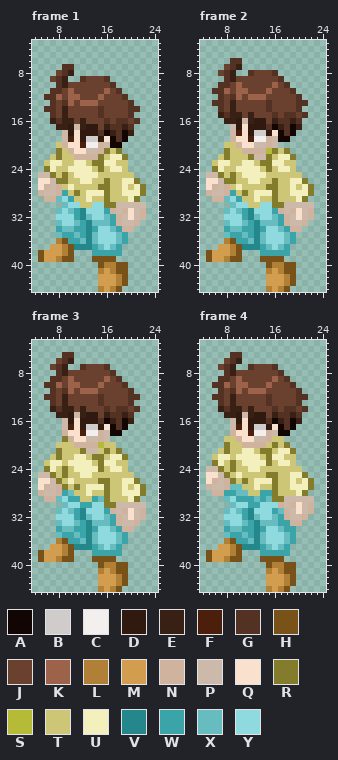
Edited in one commit: animated GIF sprite (Animaciones GOLD/GIFs/Prota_Idle_Normal.gif). Above is the file before it was changed.
The file is 300x450 pixels, drawn in blocks of 10x10; one block is one cell here. Shown: frame 1: x 4..24, y 3..44; frame 2: x 4..24, y 3..44; frame 3: x 4..24, y 3..44; frame 4: x 4..24, y 3..44. The commit also changed other frames, which this record leaves out.
Palette (. is transparent): A #110604  B #d0cccb  C #f4efef  D #30190e  E #382015  F #4b1f0c  G #533223  H #79521a  J #6a402e  K #9d624a  L #b18037  M #d29d4f  N #d0b39e  P #cdb9aa  Q #f9e1ce  R #837c2d  S #b5bb37  T #cdc677  U #f4f0be  V #24878b  W #3aa4a9  X #67bcc0  Y #8fdadf
Pixels before, frame 1, first column x 5:
 7 ....GG............
 8 ...JGE............
 9 ..JGE..GJJJG......
10 ...GEJJJJJJJG.....
11 ..GGJKJJJJJKJG....
12 .GGKJKKJJJKJJJG...
13 ..GJGKJKKKJJJJJG..
14 .GGJEJJJJJGJJJJGG.
15 ..GJEJJJJJGJJJJG..
16 ..EGEEJEJJJGJGGJG.
17 ...EEDPEDDJEGGEG..
18 ....PDQDDDGAEGAE..
19 ....PFQDBBDQAGA...
20 ...TNQQFCCNPAA....
21 ...RTNQQPPNRTR....
22 ..TRTTNNNNRTUUR...
23 .TUUTTUUTRRUUTT...
24 .RUTTUUUUTRTUUT...
25 PPRTRTUUUUTTTTTT..
26 QQPRRTTUUTTRTTUUR.
27 QNPNTUTTTTRRTTUTUR
28 NPPNWTRTUUURTTUUUR
29 .NNXYWTTUTTRTTTUR.
30 ....XYYTTYYRRPPPPP
31 ...XYXWVYYYWNPNQPN
32 ...YYYWVXYYXWNPQPN
33 ...XYYXWVXXXWNPPN.
34 ...WXXWWVWYYXWNN..
35 ...XWWXWVXYYYXW...
36 ...LHWWXVXYYYXW...
37 ..MMLHVVVWXYXW....
38 HMMMLH...WWWWW....
39 HMMLHH...HHHH.....
40 ..........HLLHH...
41 ..........LMLHH...
42 ..........MMMLH...
43 ..........MMMLH...
44 ..........LMLH....
Pixels before, frame 2, first column x 5:
 6 ....GG............
 7 ...JGE............
 8 ..JGE..GJJJG......
 9 ...GEJJJJJJJG.....
10 ..GGJKJJJJJKJG....
11 .GGKJKKJJJKJJJG...
12 ..GJGKJKKKJJJJJG..
13 .GGJEJJJJJGJJJJGG.
14 ..GJEJJJJJGJJJJG..
15 ..EGEEJEJJJGJGGJG.
16 ...EEDPEDDJEGGEG..
17 ....PDQDDDGAEGAE..
18 ....PFQDBBDQAGA...
19 ....NQQFCCNPAA....
20 ...TTNQQPPNP......
21 ...RTTNNNNSRTR....
22 ..TRTTTRPPRTUUR...
23 .TUUTTUUTRRUUTT...
24 .RUTTUUUUTRTUUT...
25 PPRTRTUUUUTTTTTT..
26 QQPRRTTUUTTRTTUUR.
27 QNPNTUTTTTRRTTUTUR
28 NPPNWTRTUUURTTUUUR
29 .NNXYWTTUTTRTTTUR.
30 ....XYYTTYYRRPPPPP
31 ...XYXWVYYYWNPNQPN
32 ...YYYWVXYYXWNPQPN
33 ...XYYXWVXXXWNPPN.
34 ...WXXWWVWYYXWNN..
35 ...XWWXWVXYYYXW...
36 ...LHWWXVXYYYXW...
37 ..MMLHVVVWXYXW....
38 HMMMLH...WWWWW....
39 HMMLHH...HHHH.....
40 ..........HLLHH...
41 ..........LMLHH...
42 ..........MMMLH...
43 ..........MMMLH...
44 ..........LMLH....
Pixels before, frame 3, first column x 5:
 5 ....GG............
 6 ...JGE............
 7 ..JGE..GJJJG......
 8 ...GEJJJJJJJG.....
 9 ..GGJKJJJJJKJG....
10 .GGKJKKJJJKJJJG...
11 ..GJGKJKKKJJJJJG..
12 .GGJEJJJJJGJJJJGG.
13 ..GJEJJJJJGJJJJG..
14 ..EGEEJEJJJGJGGJG.
15 ...EEDPEDDJEGGEG..
16 ....PDQDDDGAEGAE..
17 ....PFQDBBDQAGA...
18 ....NQQFCCNPAA....
19 ....RNQQPPNP......
20 ...TTTNNNNSTT.....
21 ...RTTTRPPTRTR....
22 ..TRTTUUTRRTUUR...
23 .TUUTUUUUTRUUTT...
24 .RUTRTUUUURTUUT...
25 PPRTRTTUUTTTTTTT..
26 QQPRTUTTTTRRTTUUR.
27 QNPNRTRTUUURTTUTUR
28 NPPNWXTTUTTRTTUUUR
29 .NNXYWWTTWXRTTTUR.
30 ....XYYWWYYRRPPPPP
31 ...XYXWVYYYWNPNQPN
32 ...YYYWVXYYXWNPQPN
33 ...XYYXWVXXXWNPPN.
34 ...WXXWWVWYYXWNN..
35 ...XWWXWVXYYYXW...
36 ...LHWWXVXYYYXW...
37 ..MMLHVVVWXYXW....
38 HMMMLH...WWWWW....
39 HMMLHH...HHHH.....
40 ..........HLLHH...
41 ..........LMLHH...
42 ..........MMMLH...
43 ..........MMMLH...
44 ..........LMLH....
Pixels before, frame 4, first column x 5:
 5 ....GG............
 6 ...JGE............
 7 ..JGE..GJJJG......
 8 ...GEJJJJJJJG.....
 9 ..GGJKJJJJJKJG....
10 .GGKJKKJJJKJJJG...
11 ..GJGKJKKKJJJJJG..
12 .GGJEJJJJJGJJJJGG.
13 ..GJEJJJJJGJJJJG..
14 ..EGEEJEJJJGJGGJG.
15 ...EEDPEDDJEGGEG..
16 ....PDQDDDGAEGAE..
17 ....PFQDBBDQAGA...
18 ....NQQFCCNPAA....
19 ...TTNQQPPNTT.....
20 ...RTTNNNNTRTR....
21 ..TRTTUUTRRTUUR...
22 .TUUTUUUUTRUUTT...
23 .RUTRTUUUURTUUT...
24 PPRTRTTUUTTTTTTT..
25 QQPRTUTTTTRRTTUUR.
26 QNPNRTRTUUURTTUTUR
27 NPPNXXTTUTTRTTUUUR
28 .NNWWXXTTWWRTTTUR.
29 ...XYWWWXWXRRPPPPP
30 ....XYYWWYYYNPNQPN
31 ...XYXWVYYYWXNPQPN
32 ...YYYWVXYYXWNPPN.
33 ...XYYXWVXXXWWNN..
34 ...WXXWWVWYYXWW...
35 ...XWWXWVXYYYXW...
36 ...LHWWXVXYYYXW...
37 ..MMLHVVVWXYXW....
38 HMMMLH...WWWWW....
39 HMMLHH...HHHH.....
40 ..........HLLHH...
41 ..........LMLHH...
42 ..........MMMLH...
43 ..........MMMLH...
44 ..........LMLH....
Once edited:
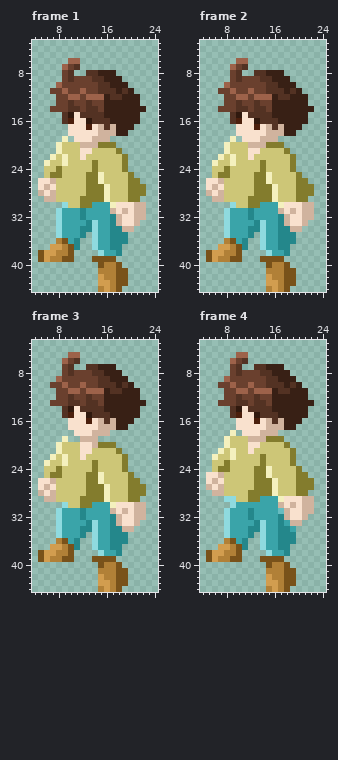
The exact change:
Changed rows in their new state; - is an unchanged pixel.
Frame 1:
first column x 5:
 6 -----KK-----------
 7 ----KJG-----------
 8 ---.JG--GGEEE-----
 9 --..JGJJ-GGEEE----
10 ---KJ-----GGEEE---
11 --JJKJ-K--GGGEGE--
12 -..J----KK-EGGEEE-
13 --.-JG-JGJ-EEEEEE-
14 -.J-JGG-GGJEEEEEEE
15 --..GDQGGG-EEEEEE-
16 --..GFQQDGG-EEEEE-
17 ---..QQQFQNGNE-E--
18 ----.Q-QQQNNNEE.--
19 ----U.-QQNNN...---
20 ---UTTTNNNRRR.----
21 ---U-TT-QTTT------
22 --UTU-TQTTT-TT----
23 -UTTU-TT--TTT-R---
24 -TTR-TTTTRT-TTR---
25 .T-RT-TTRRU----R--
26 --NTT--TRRUT--TR--
27 --QT-T--RR-U--TRR-
28 -QNTT-T-RRRU--TRR-
29 ---TTT-RRRRU---R--
30 ----YTTRRWWWUQQQNN
31 ---YWW--WWW--Q--N-
32 ----WW--WWWWV-Q-N-
33 ---YWWW--YWWV-QQ--
34 ---YWW-V-YWWVV----
35 ---Y--WV.YWWVVV---
36 ------V..YWWVVV---
37 -------..YWWVV----
38 ---L-----.Y--V----
39 --L---------------
40 --------------.---
41 -----------L------
42 -----------LLH----
43 ------------LH----
Frame 2:
first column x 5:
 6 ----.KK-----------
 7 ---.KJG-----------
 8 --..JG-.GGEEE-----
 9 ---.JG---GGEEE----
10 --.K-J----GGEEE---
11 -.JJKJJK--GGGE-E--
12 --.-J-KJ--KEGGEEE-
13 -..-JG--G-JEEEEEE-
14 --J-JGG-GGJEEEEEEE
15 --..GDQGGGGEEEEEE-
16 ---.GFQQ-GGGEE-EE-
17 ----.Q-QFQNGNEE---
18 ----.Q-QQQNNNEE---
19 ----U.-QQN-N..----
20 ---U-TTNNNRRR-----
21 ---U--TQQTTT------
22 --UTU--QTTT-TT----
23 -UTTU-TT--TTT-R---
24 -TTR-TTTTRT-TTR---
25 .T-RT-TTRRU----R--
26 --NTT--TRRUT--TR--
27 --QT-T--RR-U--TRR-
28 -QNTT-T-RRRU--TRR-
29 ---TTT-RRRRU---R--
30 ----YTTRRWWWUQQQNN
31 ---YWW--WWW--Q--N-
32 ----WW--WWWWV-Q-N-
33 ---YWWW--YWWV-QQ--
34 ---YWW-V-YWWVV----
35 ---Y--WV.YWWVVV---
36 ------V..YWWVVV---
37 -------..YWWVV----
38 ---L-----.Y--V----
39 --L---------------
40 --------------.---
41 -----------L------
42 -----------LLH----
43 ------------LH----
Frame 3:
first column x 5:
 5 ----.KK-----------
 6 ---.KJG-----------
 7 --..JG-.GGEEE-----
 8 ---.JG---GGEEE----
 9 --.K-J----GGEEE---
10 -.JJKJJK--GGGE-E--
11 --.-J-KJ--KEGGEEE-
12 -..-JG--G-JEEEEEE-
13 --J-JGG-GGJEEEEEEE
14 --..GDQGGGGEEEEEE-
15 ---.GFQQ-GGGEE-EE-
16 ----.Q-QFQNGNEE---
17 ----.Q-QQQNNNEE---
18 ----..-QQN-N..----
19 ----U..NNN..------
20 ---U--TQQ-RRR-----
21 ---U---QQT-T------
22 --UTU-TQ-TT-TT----
23 -UTTUTTTTRTTT-R---
24 -TTRT-TTTRT-TTR---
25 .T-RT--TRRU----R--
26 --NT-T--RRUT--TR--
27 --QTT-T-RRRU--TRR-
28 -QNTTT--RRRU--TRR-
29 ---TTTTRRRRU---R--
30 ----YTTRRWWWUQQQNN
31 ---YWW--WWW--Q--N-
32 ----WW--WWWWV-Q-N-
33 ---YWWW--YWWV-QQ--
34 ---YWW-V-YWWVV----
35 ---Y--WV.YWWVVV---
36 ------V..YWWVVV---
37 -------..YWWVV----
38 ---L-----.Y--V----
39 --L---------------
40 --------------.---
41 -----------L------
42 -----------LLH----
43 ------------LH----
Frame 4:
first column x 5:
 5 ----.KK-----------
 6 ---.KJG-----------
 7 --..JG-.GGEEE-----
 8 ---.JG---GGEEE----
 9 --.K-J----GGEEE---
10 -.JJKJJK--GGGE-E--
11 --.-J-KJ--KEGGEEE-
12 -..-JG--G-JEEEEEE-
13 --J-JGG-GGJEEEEEEE
14 --..GDQGGGGEEEEEE-
15 ---.GFQQ-GGGEE-EE-
16 ----.Q-QFQNGNEE---
17 ----.Q-QQQNNNEE---
18 ----U.-QQN-N..----
19 ---U-TTNNNRRR-----
20 ---U--TQQT-T------
21 --UTU-TQ-TT-TT----
22 -UTTUTTTTRTTT-R---
23 -TTRT-TTTRT-TTR---
24 .T-RT--TRRU----R--
25 --NT-T--RRUT--TR--
26 --QTT-T-RRRU--TRR-
27 -QNTTT--RRRU--TRR-
28 ---TTTTRRRRU---R--
29 ---Y-TTRR-WWUQQQNN
30 ----YWW--WWW-Q--N-
31 ---YWW--WWW---Q-N-
32 ----WW--WWWWV-QQ--
33 ---YWWW--YWWV-----
34 ---YWW-V-YWWVV----
35 ---Y--WV.YWWVVV---
36 ------V..YWWVVV---
37 -------..YWWVV----
38 ---L-----.Y--V----
39 --L---------------
40 --------------.---
41 -----------L------
42 -----------LLH----
43 ------------LH----
